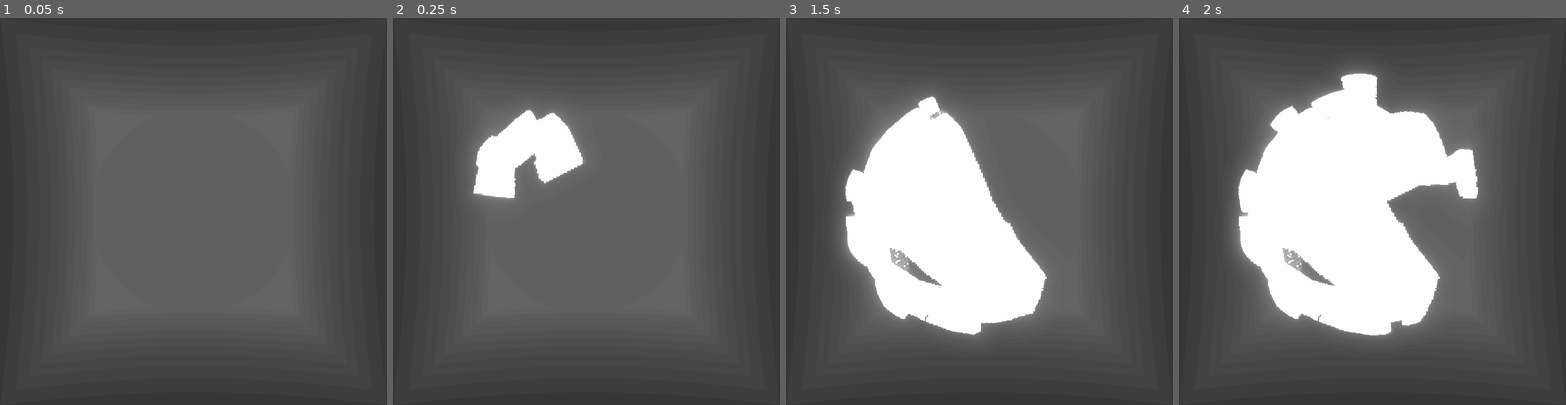
Above: before the commit, frames 1-4 (left to right).
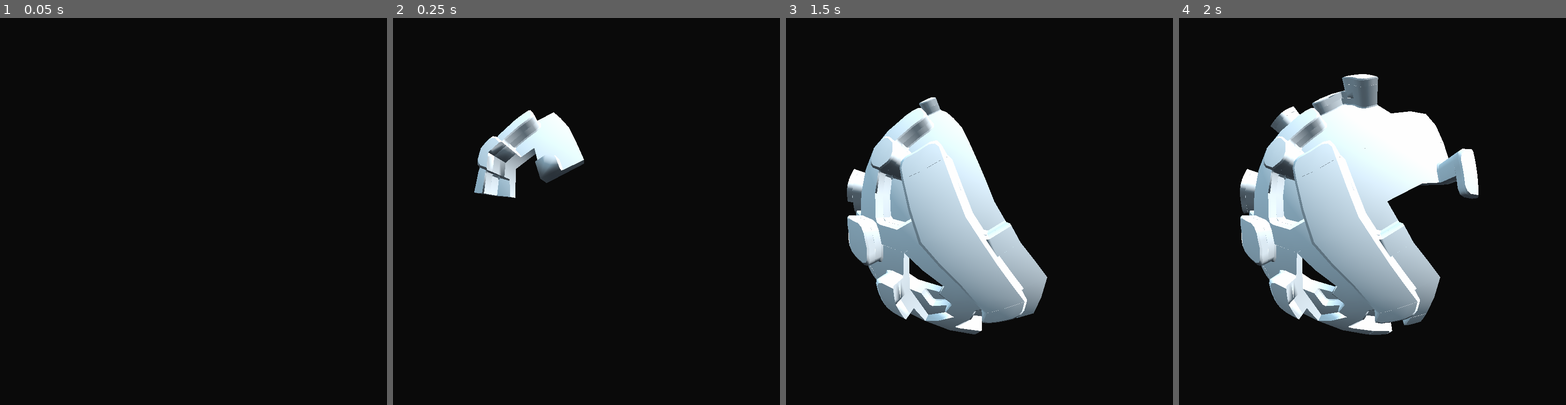
Above: after the commit, the same moments.

Repository: samuelbigos/globescaper
Game: Godot game, scene res://Game.tscn
Two runs of this game, one before a commit and one after it. Both use one fixed random seed, a clock stepped at 60 frames per second and the inputs below.
Inputs (mouse positions are in pixels of both pictures, inside the frame that each line leads up to):
- Up to frame 1 (0.05 s): no input
- Up to frame 2 (0.25 s): no input
- Up to frame 3 (1.5 s): move the mouse to (1064, 192) at 0.52 s; click (1064, 192) at 0.6 s; move the mouse to (902, 230) at 1.27 s; right-click (902, 230) at 1.35 s; click (902, 230) at 1.42 s
- Up to frame 4 (2 s): no input

The runs differ from the first frame. In frame 1, 100% of the frame differs, in the area x 0-100%, y 0-100%; in frame 2, 99%; in frame 3, 97%; in frame 4, 92%.

Commit message:
Mesh fix.

Diff:
--- a/Game.tscn
+++ b/Game.tscn
@@ -6,16 +6,16 @@
 [ext_resource path="res://assets/shaders/Wireframe.shader" type="Shader" id=4]
 [ext_resource path="res://src/WaveFunctionCollapse.gd" type="Script" id=5]
 [ext_resource path="res://assets/shaders/VoxelSpereInside.shader" type="Shader" id=6]
+[ext_resource path="res://assets/shaders/LandShader.shader" type="Shader" id=7]
 [ext_resource path="res://assets/shaders/PossibilityCube.shader" type="Shader" id=8]
 [ext_resource path="res://assets/shaders/VoxelSpereOutside.shader" type="Shader" id=9]
 [ext_resource path="res://src/SDFGen.gd" type="Script" id=10]
 [ext_resource path="res://assets/1px.png" type="Texture" id=11]
 [ext_resource path="res://assets/shaders/SDFGen.shader" type="Shader" id=12]
-[ext_resource path="res://assets/palette.png" type="Texture" id=13]
 [ext_resource path="res://assets/shaders/SDFRenderer.shader" type="Shader" id=14]
 
-[sub_resource type="SpatialMaterial" id=15]
-albedo_texture = ExtResource( 13 )
+[sub_resource type="ShaderMaterial" id=15]
+shader = ExtResource( 7 )
 
 [sub_resource type="Texture3D" id=2]
 data = {
@@ -111,7 +111,6 @@
 
 [node name="DirectionalLight" type="DirectionalLight" parent="."]
 transform = Transform( 0.512717, -0.617689, 0.596307, 0, 0.694545, 0.719449, -0.858558, -0.368874, 0.356105, 0, 6.02351, 0 )
-shadow_enabled = true
 shadow_bias = 0.01
 
 [node name="HGimbal" type="Spatial" parent="."]
@@ -158,6 +157,7 @@
 }
 
 [node name="SDFVolume" type="MeshInstance" parent="SDFGen"]
+visible = false
 mesh = SubResource( 13 )
 material/0 = null
 [connection signal="input_event" from="Area" to="." method="_on_Area_input_event"]
--- a/assets/base_prototypes.json
+++ b/assets/base_prototypes.json
@@ -235,8 +235,8 @@
          "bottom": 1,
       },
       {
-         "mesh_names": ["cliff_1111-1000", "cliff_1111-1000"],
-         "mesh_rots": [0, 2],
+         "mesh_names": ["cliff_1111-1010"],
+         "mesh_rots": [0],
          "rotations": [0, 1, 2, 3],
          "corners_bot": [1, 1, 1, 1],
          "corners_top": [1, 0, 1, 0],
--- a/assets/shaders/SDFRenderer.shader
+++ b/assets/shaders/SDFRenderer.shader
@@ -78,7 +78,7 @@
 	dist = sample_sdf_1d(pos).r;
 	dist = dist * 2.0 - 1.0;
 	dist *= u_sdf_dist_mod;
-	return dist <= 0.0;
+	return dist <= 0.01;
 }
 
 void fragment()
@@ -95,10 +95,10 @@
 		float dist;
 		if (ray_hit(ray, dist))
 		{
-			steps = max_steps;
-			break;
+			//steps = max_steps;
+			//break;
 		}
-		ray += max(0.01, dist) * ray_dir;
+		ray += max(0.025, dist) * ray_dir;
 		float bounds = u_sdf_volume_radius;
 		if (ray.x > bounds || ray.y > bounds || ray.z > bounds
 			|| ray.x < -bounds || ray.y < -bounds || ray.z < -bounds)
--- a/src/Game.gd
+++ b/src/Game.gd
@@ -67,7 +67,7 @@
 var _wfc_finished = false
 var _surface_generate = false
 var _cell_add_queue = []
-var _debug_display_mode = 0
+var _debug_display_mode = 1
 
 # visualisations
 var _possibility_cubes = []
Not shown, added: assets/tiles/cliff_1111-1010.obj
Not shown, added: assets/tiles/cliff_1111-1010.obj.import
